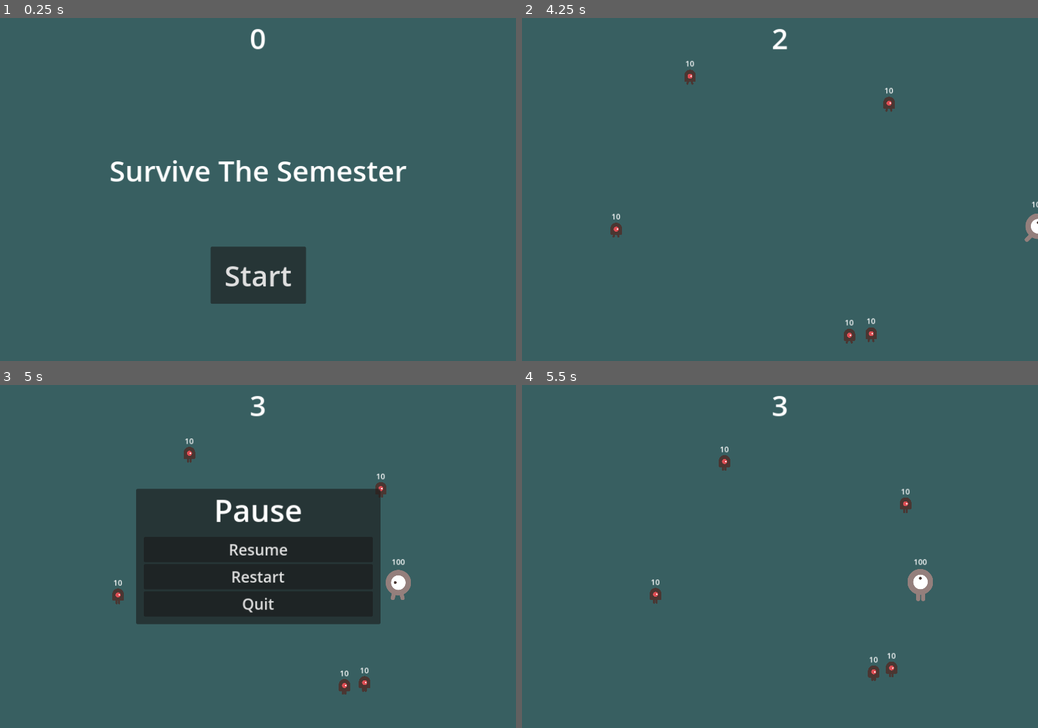
Above: before the commit, frames 1-4 (two rows, left to right).
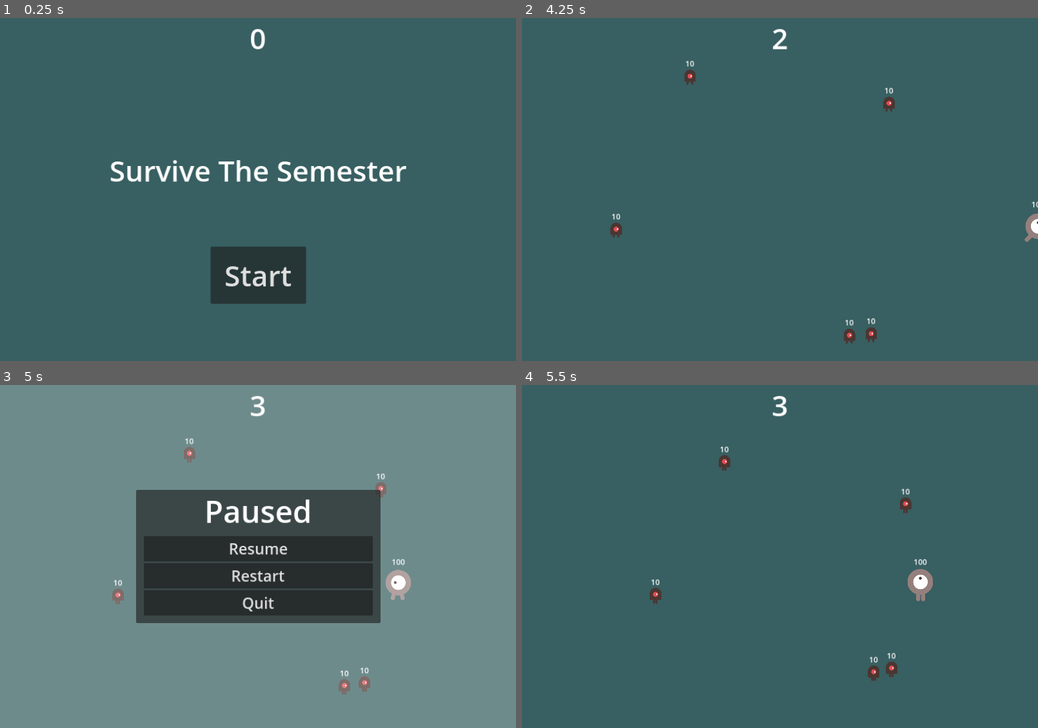
Above: after the commit, the same moments.

Repository: LimZiJia/SurviveTheSemester
Game: Godot game, scene res://main.tscn
Same seed, same stepped clock (60 frames per second), same inputs: the game is played once before the commit and once after it.
Inputs:
- Up to frame 1 (0.25 s): no input
- Up to frame 2 (4.25 s): click "Start" at 0.5 s; tap Enter (start_game) at 1.25, 2.1, 3.6 s; hold D (move_right) 1.28-2.03 s; tap Space (attack) at 1.35, 2.85 s; hold S (move_down) 2.03-2.78 s; hold D (move_right) 2.78-3.53 s; hold W (move_up) from 3.53 s (still down)
- Up to frame 3 (5 s): release W (move_up) at 4.28 s; hold A (move_left) from 4.28 s (still down); tap Space (attack) at 4.35 s; tap Escape (pause) at 4.9 s
- Up to frame 4 (5.5 s): release A (move_left) at 5 s; click "Resume" at 5 s

Frames 1-2 are identical in both runs. In frame 3, 83% of the frame differs, in the area x 0-100%, y 0-100%; in frame 4, nothing differs.

Commit message:
Fixed message still visible when game paused

Diff:
--- a/hud.gd
+++ b/hud.gd
@@ -9,6 +9,10 @@
 func show_message(text: String) -> void:
 	$MessageLabel.text = text
 	$MessageLabel.show()
+
+
+func hide_message() -> void:
+	$MessageLabel.hide()
 
 
 func show_message_with_time(text: String, time: float) -> void:
--- a/hud.tscn
+++ b/hud.tscn
@@ -1,4 +1,4 @@
-[gd_scene load_steps=4 format=3 uid="uid://btoirnyhcke3x"]
+[gd_scene load_steps=4 format=3]
 
 [ext_resource type="Script" path="res://hud.gd" id="1_wsv0d"]
 
--- a/main.gd
+++ b/main.gd
@@ -36,6 +36,7 @@
 
 func _input(event: InputEvent) -> void:
 	if event.is_action_pressed("pause") && is_playing:
+		$HUD.hide_message()
 		$PauseMenu.pause()
 
 
--- a/main.tscn
+++ b/main.tscn
@@ -1,11 +1,11 @@
-[gd_scene load_steps=8 format=3 uid="uid://cce5lrs43a86o"]
+[gd_scene load_steps=8 format=3]
 
 [ext_resource type="PackedScene" path="res://characters/enemies/mob/mob.tscn" id="1_0euvk"]
 [ext_resource type="PackedScene" path="res://characters/player/player.tscn" id="1_63u67"]
 [ext_resource type="Script" path="res://main.gd" id="1_icddk"]
-[ext_resource type="PackedScene" uid="uid://btoirnyhcke3x" path="res://hud.tscn" id="3_cdudp"]
-[ext_resource type="PackedScene" uid="uid://br24lgoadrfx8" path="res://wave_controller.tscn" id="3_mnirc"]
-[ext_resource type="PackedScene" uid="uid://dwhg23qa5e7xs" path="res://pause_menu.tscn" id="6_sc4rw"]
+[ext_resource type="PackedScene" path="res://hud.tscn" id="3_cdudp"]
+[ext_resource type="PackedScene" path="res://wave_controller.tscn" id="3_mnirc"]
+[ext_resource type="PackedScene" path="res://pause_menu.tscn" id="6_7j38u"]
 
 [sub_resource type="Curve2D" id="Curve2D_u2oqr"]
 _data = {
@@ -44,7 +44,8 @@
 [node name="StartMarker" type="Marker2D" parent="."]
 position = Vector2(540, 420)
 
-[node name="PauseMenu" parent="." instance=ExtResource("6_sc4rw")]
+[node name="PauseMenu" parent="." instance=ExtResource("6_7j38u")]
+visible = false
 
 [connection signal="start_game" from="HUD" to="." method="new_game"]
 [connection signal="dead" from="Player" to="." method="game_over"]
--- a/pause_menu.gd
+++ b/pause_menu.gd
@@ -1,4 +1,4 @@
-extends ColorRect
+extends Control
 
 @onready var resume_button: Button = \
 	$CenterContainer/PanelContainer/MarginContainer/VBoxContainer/ResumeButton
@@ -19,6 +19,7 @@
 
 
 func resume() -> void:
+	print("hi")
 	self.visible = false
 	get_tree().paused = false
 
--- a/pause_menu.tscn
+++ b/pause_menu.tscn
@@ -1,17 +1,25 @@
-[gd_scene load_steps=2 format=3 uid="uid://dwhg23qa5e7xs"]
+[gd_scene load_steps=2 format=3]
 
-[ext_resource type="Script" path="res://pause_menu.gd" id="1_p5osi"]
+[ext_resource type="Script" path="res://pause_menu.gd" id="1_t2tc5"]
 
-[node name="PauseMenu" type="ColorRect"]
+[node name="PauseMenu" type="Control"]
 process_mode = 2
-visible = false
+layout_mode = 3
 anchors_preset = 15
 anchor_right = 1.0
 anchor_bottom = 1.0
 grow_horizontal = 2
 grow_vertical = 2
-color = Color(1, 1, 1, 0)
-script = ExtResource("1_p5osi")
+script = ExtResource("1_t2tc5")
+
+[node name="Background" type="ColorRect" parent="."]
+layout_mode = 1
+anchors_preset = 15
+anchor_right = 1.0
+anchor_bottom = 1.0
+grow_horizontal = 2
+grow_vertical = 2
+color = Color(1, 1, 1, 0.27451)
 
 [node name="CenterContainer" type="CenterContainer" parent="."]
 layout_mode = 1
@@ -37,26 +45,25 @@
 [node name="Label" type="Label" parent="CenterContainer/PanelContainer/MarginContainer/VBoxContainer"]
 layout_mode = 2
 theme_override_font_sizes/font_size = 64
-text = "Pause"
+text = "Paused"
 horizontal_alignment = 1
 
-[node name="HSeparator" type="HSeparator" parent="CenterContainer/PanelContainer/MarginContainer/VBoxContainer"]
+[node name="VSplitContainer" type="VSplitContainer" parent="CenterContainer/PanelContainer/MarginContainer/VBoxContainer"]
 layout_mode = 2
 
 [node name="ResumeButton" type="Button" parent="CenterContainer/PanelContainer/MarginContainer/VBoxContainer"]
 layout_mode = 2
-size_flags_vertical = 3
 theme_override_font_sizes/font_size = 32
 text = "Resume"
 
 [node name="RestartButton" type="Button" parent="CenterContainer/PanelContainer/MarginContainer/VBoxContainer"]
 layout_mode = 2
-size_flags_vertical = 3
 theme_override_font_sizes/font_size = 32
 text = "Restart"
 
 [node name="QuitButton" type="Button" parent="CenterContainer/PanelContainer/MarginContainer/VBoxContainer"]
 layout_mode = 2
-size_flags_vertical = 3
 theme_override_font_sizes/font_size = 32
-text = "Quit"
+text = "Quit	"
+
+[connection signal="pressed" from="CenterContainer/PanelContainer/MarginContainer/VBoxContainer/ResumeButton" to="." method="resume"]
--- a/wave_controller.tscn
+++ b/wave_controller.tscn
@@ -1,4 +1,4 @@
-[gd_scene load_steps=2 format=3 uid="uid://br24lgoadrfx8"]
+[gd_scene load_steps=2 format=3]
 
 [ext_resource type="Script" path="res://wave_controller.gd" id="1_r34js"]
 
